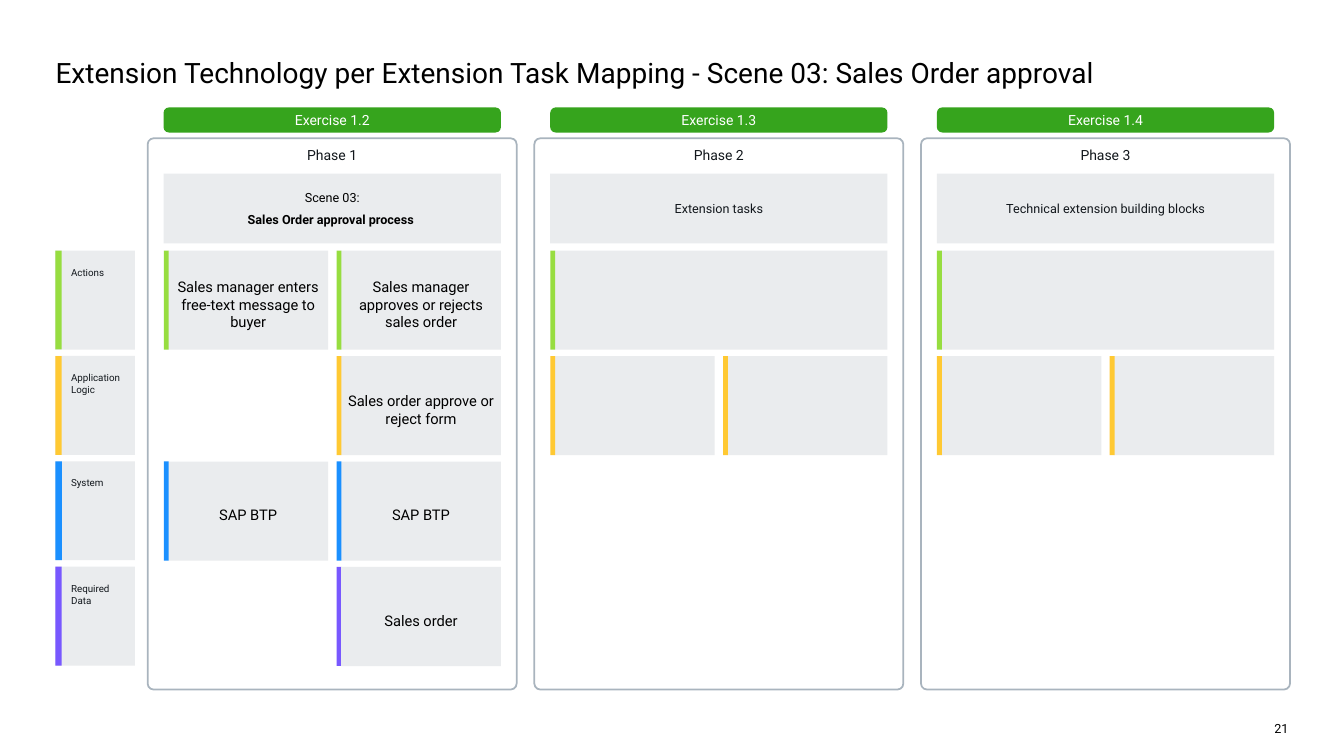
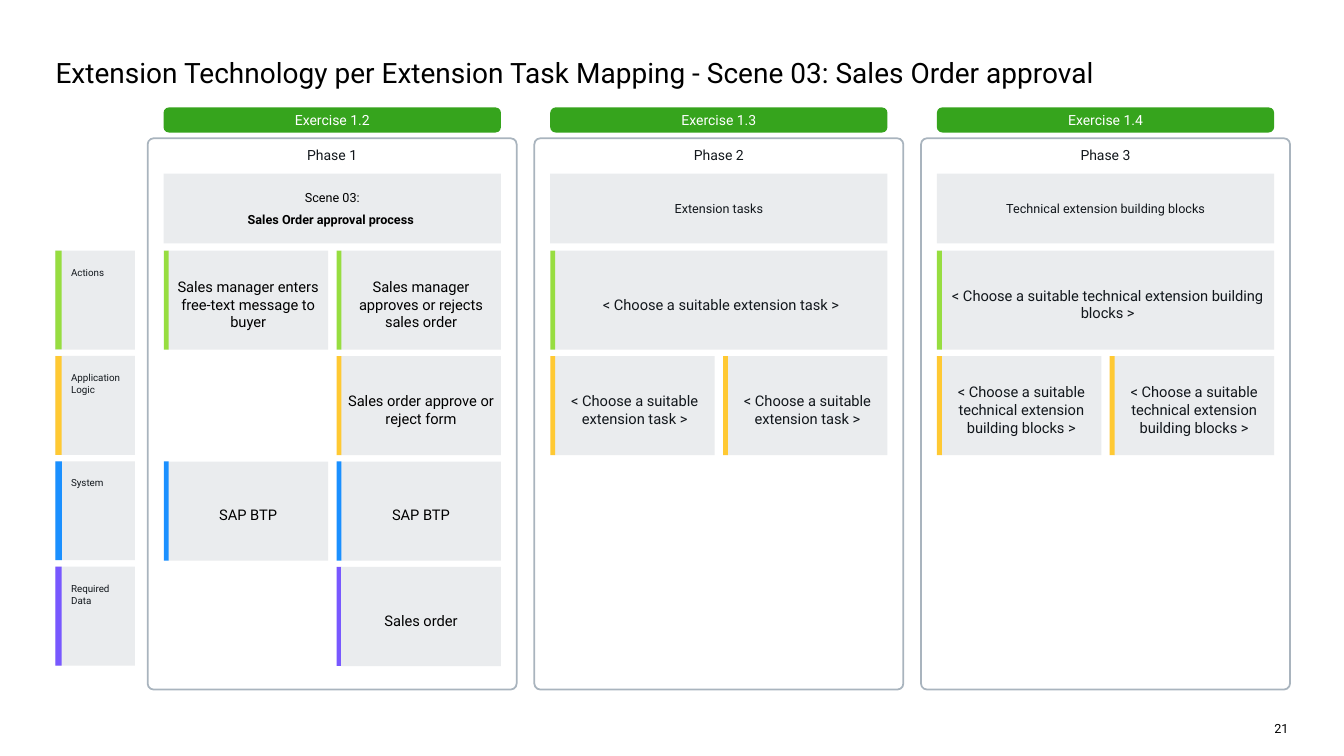
Before and after one commit to SAP-samples/teched2025-XP262, a slide deck: slide 21 of exercises/ex1-SAP_Application_Extension_Methodology/images/XP262 - Best practices for a successful clean core journey with SAP Build solutions.pptx. Drawn at 1344x756 pixels with LibreOffice and Linux fonts; fonts in the diff are those of the drawing. Boxes give left, top, right and bottom in pixels: in the first picture for what was removed or moved away, otherwise in the second. Text is boxed around its words. In the diff, an @@ line names an element or a change of style, - is before the commit and + after.

Commit message:
update ppt

```diff
--- a/exercises/ex1-SAP_Application_Extension_Methodology/images/XP262 - Best practices for a successful clean core journey with SAP Build solutions.pptx
+++ b/exercises/ex1-SAP_Application_Extension_Methodology/images/XP262 - Best practices for a successful clean core journey with SAP Build solutions.pptx
@@ text in rectangle at bbox=[614, 299, 828, 310]: text added @@
+< Choose a suitable extension task >
@@ text in rectangle at bbox=[963, 290, 1263, 318]: text added @@
+< Choose a suitable technical extension building blocks >
@@ text in rectangle at bbox=[959, 386, 1085, 436]: text added @@
+< Choose a suitable technical extension building blocks >
@@ text in rectangle at bbox=[1131, 386, 1257, 436]: text added @@
+< Choose a suitable technical extension building blocks >
@@ text in rectangle at bbox=[582, 395, 698, 424]: text added @@
+< Choose a suitable extension task >
@@ text in rectangle at bbox=[755, 395, 871, 424]: text added @@
+< Choose a suitable extension task >
```
Also in this commit, not shown: 7 other slides changed.
